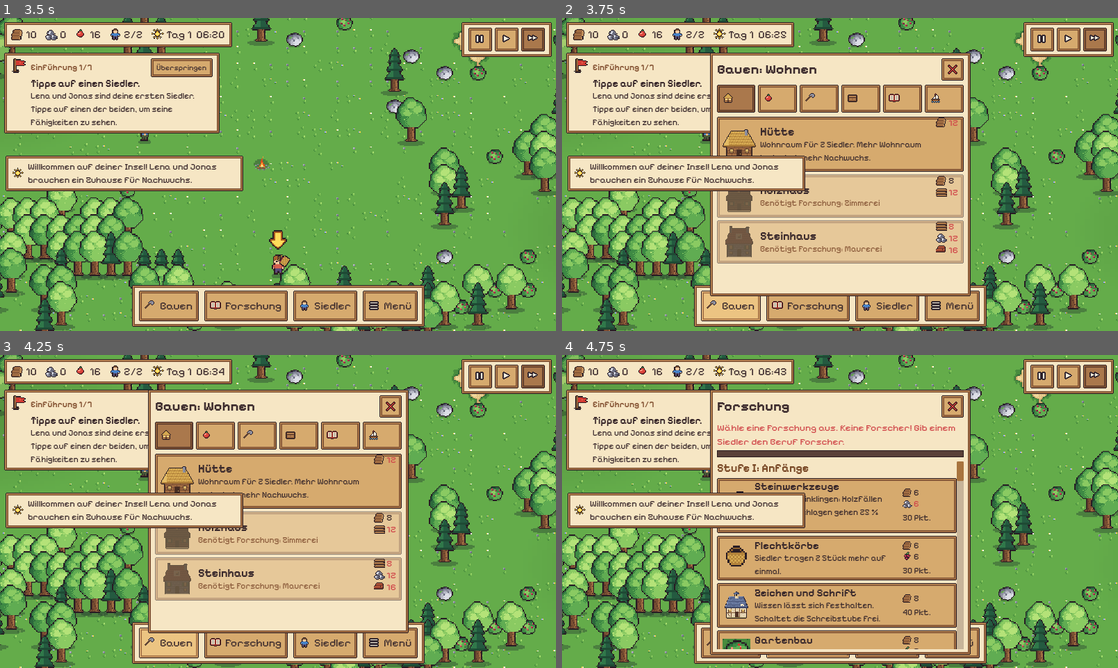
Above: before the commit, frames 1-4 (two rows, left to right).
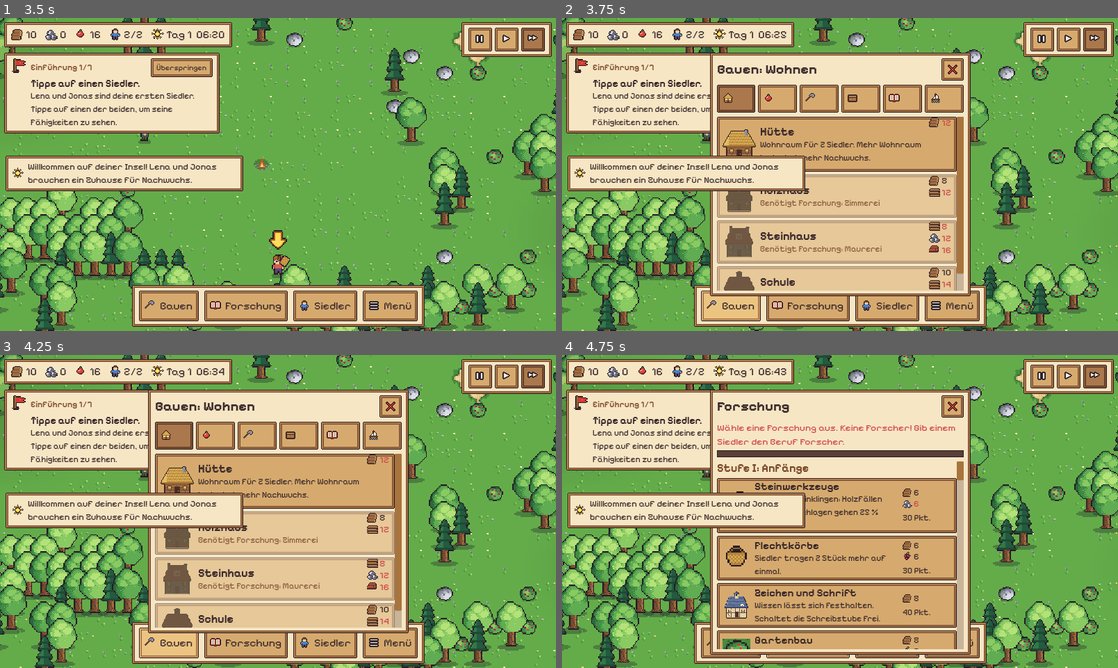
Above: after the commit, the same moments.

Repository: roderichpralle-a11y/New_World
Game: Godot game, scene res://scenes/main.tscn
Two runs of this game, one before a commit and one after it. Both use one fixed random seed, a clock stepped at 60 frames per second and the inputs below.
Inputs (mouse positions are in pixels of both pictures, inside the frame that each line leads up to):
- Up to frame 1 (3.5 s): click "Spiel starten" at 0.5 s; click (478, 39) at 1.27 s; click (505, 39) at 2.02 s; click (533, 39) at 2.77 s
- Up to frame 2 (3.75 s): click "Bauen" at 3.5 s
- Up to frame 3 (4.25 s): no input
- Up to frame 4 (4.75 s): click "Forschung" at 4.25 s

Frame 1 is identical in both runs. In frame 2, 4.7% of the frame differs, in the area x 27-73%, y 31-88%; in frame 3, 4.7%; in frame 4, less than 0.1%.

Commit message:
Bessere Häuser bringen mehr Kinder, Schule lässt Kinder schneller wachsen, Nacht 5x so schnell
Holzhaus +40 %, Steinhaus +80 % Geburtenchance für Mütter, die dort wohnen;
Siedler ziehen in bessere Häuser um. Neue Forschung Unterricht (Stufe III)
schaltet die Schule frei: bis zu 8 Kinder werden doppelt so schnell erwachsen.

Co-Authored-By: Claude Opus 5.5 (1M context) <noreply@anthropic.com>
Claude-Session: https://claude.ai/code/session_019K2LPD82GyqEWfk3jiWat1

Diff:
--- a/data/balance.json
+++ b/data/balance.json
@@ -1,6 +1,6 @@
 {
   "day_length": 240.0,
-  "night_speedup": 2.0,
+  "night_speedup": 5.0,
   "night_start": 0.84,
   "night_end": 0.18,
   "hunger_per_day": 60.0,
--- a/data/buildings.json
+++ b/data/buildings.json
@@ -1,8 +1,8 @@
 {
   "lagerfeuer": {"name": "Lagerfeuer", "desc": "Herz der Siedlung. Hier wird gelagert, gegessen und gewärmt. Forscher d …(228 unchanged characters)…
   "huette": {"name": "Hütte", "desc": "Wohnraum für 2 Siedler. Mehr Wohnraum bedeutet mehr Nachwuchs.", "size": [3, 2], "sprite": "hut", "buildable": true, "category": "wohnen", "housing": 2, "work": 18, "cost": {"holz": 12}, "light": true, "upgrade": "holzhaus"},
-  "holzhaus": {"name": "Holzhaus", "desc": "Ein solides Haus aus Brettern für 4 Siedler. Hütten lassen sich dazu ausbauen.", "size": [3, 2], "sprite": "house_wood" …(168 unchanged characters)…
-  "steinhaus": {"name": "Steinhaus", "desc": "Ein großes Haus mit Ziegeldach für 6 Siedler.", "size": [3, 2], "sprite": "house_stone …(160 unchanged characters)…
+  "holzhaus": {"name": "Holzhaus", "desc": "Ein solides Haus aus Brettern für 4 Siedler. Wer hier wohnt, bekommt 40 % öfter Kinder. Hütten lassen sich dazu ausbauen.", "birth_bonus": 1.4, "size": [3, 2], "sprite": "house_wood" …(168 unchanged characters)…
+  "steinhaus": {"name": "Steinhaus", "desc": "Ein großes Haus mit Ziegeldach für 6 Siedler. Wer hier wohnt, bekommt 80 % öfter Kinder.", "birth_bonus": 1.8, "size": [3, 2], "sprite": "house_stone …(160 unchanged characters)…
   "lager": {"name": "Lagerhaus", "desc": "Mehr Platz für Vorräte und ein zweiter Ablageplatz.", "size": [3, 2], "sprite": "storehouse", "buildable": true, "category": "lager", "storage": 80, "work": 26, "cost": {"holz": 16, "stein": 8}},
   "grosslager": {"name": "Großes Lager", "desc": "Ein steinerner Speicher mit viel Platz für alle Waren.", "size": [4, 2], "sprite": "store_big", "buildable": true, "category": "lager", "requires": "maurerei", "storage": 200, "work": 40, "cost": {"bretter": 16, "stein": 10, "ziegel": 14}},
   "feld": {"name": "Getreidefeld", "desc": "Ein Bauer sät und erntet hier regelmäßig Getreide.", "size": [2, 2], "sprit …(283 unchanged characters)…
@@ -24,5 +24,6 @@
   "werft": {"name": "Werft", "desc": "Am Ufer zimmern Handwerker hier Boote. Boote erkunden das Meer und bringen Siedle …(402 unchanged characters)…
   "wachturm": {"name": "Wachturm", "desc": "Ein Bogenschütze hält Wache und schießt auf wilde Tiere in der Nähe. Siedle …(263 unchanged characters)…
   "leuchtturm": {"name": "Leuchtturm", "desc": "Sein Feuer führt die Boote: Erkundungen dauern nur halb so lange und al …(273 unchanged characters)…
-  "denkmal": {"name": "Denkmal", "desc": "Ein goldenes Denkm …(278 unchanged characters)… }, "effects": {"birth": 0.5, "life": 6}}
+  "denkmal": {"name": "Denkmal", "desc": "Ein goldenes Denkm …(278 unchanged characters)… }, "effects": {"birth": 0.5, "life": 6}},
+  "schule": {"name": "Schule", "desc": "Hier lernen die Kinder der Insel lesen und rechnen. Bis zu 8 Schulkinder werden doppelt so schnell erwachsen.", "size": [3, 2], "sprite": "school", "buildable": true, "category": "wohnen", "requires": "unterricht", "work": 32, "cost": {"holz": 10, "bretter": 14, "stein": 8}, "light": true, "school": {"growth": 2.0, "slots": 8}}
 }
--- a/data/goals.json
+++ b/data/goals.json
@@ -31,7 +31,7 @@
     {"id": "m_steinhaus", "text": "Baue ein Steinhaus.", "check": {"type": "building", "what": "steinhaus", "n": 1}, "reward": {"ziegel": 15}},
     {"id": "m_gold", "text": "Sammle 10 Gold.", "hint": "Gold gibt es in den Adern der Felseninseln.", "check": {"type": "stock", "what": "gold", "n": 10}, "reward": {"werkzeug": 4}},
     {"id": "m_settle3", "text": "Lebe auf 3 Inseln zugleich.", "check": {"type": "islands_settled", "n": 3}, "reward": {"boot": 1, "eisen": 8}},
-    {"id": "m_alltech", "text": "Erforsche den ganzen Baum.", "check": {"type": "techs", "n": 33}, "reward": {"gold": 6}},
+    {"id": "m_alltech", "text": "Erforsche den ganzen Baum.", "check": {"type": "techs", "n": 34}, "reward": {"gold": 6}},
     {"id": "m_denkmal", "text": "Errichte das goldene Denkmal.", "hint": "Das Denkmal krönt das Goldene Zeitalter: mehr Kinder und ein längeres Leben.", "check": {"type": "building", "what": "denkmal", "n": 1}, "reward": {"brot": 20, "fleisch": 10}},
     {"id": "m_pop40", "text": "Wachse auf 40 Siedler.", "check": {"type": "pop", "n": 40}, "reward": {"werkzeug": 6, "eisen": 6}}
   ]
--- a/data/techs.json
+++ b/data/techs.json
@@ -17,6 +17,7 @@
   "bewaesserung": {"name": "Bewässerung", "tier": 3, "icon": "wasser", "desc": "Gräben und Krüge: Felder und Gärten wachsen 30 % schneller.", "requires": ["gartenbau", "toepferei"], "cost": {"ziegel": 6, "holz": 10}, "points": 260, "effects": {"farm_speed": 0.3}},
   "koehlerei": {"name": "Köhlerei", "tier": 3, "desc": "Schaltet die Köhlerei frei, die Holzkohle für Metall liefert.", "requires": ["toepferei"], "cost": {"lehm": 8, "holz": 12}, "points": 240, "effects": {}},
   "heilkunde": {"name": "Heilkunde", "tier": 3, "icon": "herz", "desc": "Kräuter und Pflege: Siedler leben 8 Tage länger und werden doppelt so schnell gesund.", "requires": ["schrift", "gartenbau"], "cost": {"beeren": 12, "aepfel": 8}, "points": 300, "effects": {"life": 8, "heal": 1.0}},
+  "unterricht": {"name": "Unterricht", "tier": 3, "desc": "Lesen, Schreiben, Rechnen: Schaltet die Schule frei, in der Kinder doppelt so schnell erwachsen werden.", "requires": ["schrift", "zimmerei"], "cost": {"bretter": 10, "beeren": 10}, "points": 260, "effects": {}},
   "handkarren": {"name": "Handkarren", "tier": 4, "icon": "karren", "desc": "Siedler tragen 3 Stück mehr und laufen 15 % schneller.", "requires": ["zimmerei", "steinbruch"], "cost": {"bretter": 16, "stein": 8}, "points": 450, "effects": {"carry": 3, "walk": 0.15}},
   "bergbau": {"name": "Bergbau", "tier": 4, "desc": "Schaltet die Erzmine frei.", "requires": ["steinbruch", "koehlerei"], "cost": {"bretter": 12, "kohle": 6}, "points": 500, "effects": {}},
   "gelehrsamkeit": {"name": "Gelehrsamkeit", "tier": 4, "desc": "Schaltet die Bibliothek frei. Alle Forscher arbeiten 20 % schneller.", "requires": ["maurerei", "schrift"], "cost": {"ziegel": 12, "bretter": 10}, "points": 550, "effects": {"research": 0.2}},
--- a/scripts/autoload/data.gd
+++ b/scripts/autoload/data.gd
@@ -48,6 +48,7 @@
 	"claypit": [11, 1], "brickworks": [12, 1], "quarry": [13, 1], "charcoal": [14, 1],
 	"mine": [15, 1], "smelter": [16, 1], "smithy": [17, 1], "scriptorium": [18, 1],
 	"library": [19, 1], "shipyard": [20, 1], "tower": [21, 1], "lighthouse": [22, 2], "monument": [24, 1],
+	"school": [25, 1],
 }
 ## Etappe 3 in objects2.png: name -> [x, y, w, h, frames]
 const OBJECT2_REGIONS := {
--- a/scripts/autoload/game.gd
+++ b/scripts/autoload/game.gd
@@ -255,21 +255,31 @@
 		return
 	if couples.is_empty():
 		return
+	var pair: Array = couples[_rng.randi() % couples.size()]
+	var mother = pair[0]
+	var father = pair[1]
 	var chance := float(Data.bal("birth_chance"))
 	# Abwechslungsreiche Kost macht Lust auf Familie
 	if food_variety() >= int(Data.bal("variety_min", 3)):
 		chance *= float(Data.bal("variety_birth_bonus", 1.0))
 	chance *= eff("birth")
+	# In besseren Haeusern kommen mehr Kinder zur Welt
+	chance *= home_birth_bonus(w, mother)
 	if _rng.randf() > chance:
 		return
-	var pair: Array = couples[_rng.randi() % couples.size()]
-	var mother = pair[0]
-	var father = pair[1]
 	mother.birth_cooldown_until = time_days + float(Data.bal("birth_cooldown"))
 	var child = w.spawn_child(mother, father)
 	stats.births += 1
 	Sound.play_on("geburt", w)
 	notify_at(w, "%s ist geboren! Eltern: %s und %s." % [child.display_name, mother.display_name, father.display_name], "herz")
+
+
+## Geburtenfaktor des Hauses, in dem die Mutter wohnt (Hütte 1, Holzhaus 1.4, Steinhaus 1.8).
+func home_birth_bonus(w, mother) -> float:
+	var home = w.building_by_id(mother.home_id)
+	if home and home.complete:
+		return float(home.def.get("birth_bonus", 1.0))
+	return 1.0
 
 
 ## Ohne passendes Paar wird gelegentlich ein Schiffbrüchiger angespült.
--- a/scripts/entities/settler.gd
+++ b/scripts/entities/settler.gd
@@ -240,7 +240,12 @@
 	elif hunger > 30.0:
 		health = min(100.0, health + float(Data.bal("heal_per_day")) * Game.eff("heal") * days)
 	var was_adult := is_adult()
-	age += days
+	var grow := 1.0
+	if not was_adult:
+		var sc = world.school_of(self)
+		if sc:
+			grow = float(sc.def.school.get("growth", 1.0))
+	age += days * grow
 	if not was_adult and is_adult():
 		job = "frei"
 		Game.notify("%s ist erwachsen und kann jetzt arbeiten." % display_name, "person")
@@ -274,7 +279,11 @@
 		return
 	# 4. Kinder spielen
 	if not is_adult():
-		_plan_wander(5, "Spielt")
+		var sc = world.school_of(self)
+		if sc:
+			_plan_wander(3, "Lernt in der Schule", sc.entrance_cell())
+		else:
+			_plan_wander(5, "Spielt")
 		return
 	# 5. Arbeit
 	if _plan_work():
@@ -424,10 +433,12 @@
 	_zzz.visible = false
 
 
-func _plan_wander(radius: int, text: String) -> void:
+func _plan_wander(radius: int, text: String, at = null) -> void:
 	var anchor: Vector2i = cell
 	var st = world.nearest_storage(cell)
-	if st:
+	if at != null:
+		anchor = at
+	elif st:
 		anchor = st.cell
 	for i in 6:
 		var c := anchor + Vector2i(_rng.randi_range(-radius, radius), _rng.randi_range(-radius, radius))
--- a/scripts/main.gd
+++ b/scripts/main.gd
@@ -63,6 +63,8 @@
 		world.settlers[0].set_job("forscher")
 	if args.has("seatest"):
 		_autotest_sea()
+	if args.has("schooltest"):
+		_autotest_school()
 	if args.has("upgrade"):
 		for b in world.buildings.duplicate():
 			if b.type == "huette":
@@ -254,6 +256,34 @@
 	return true
 
 
+## Steinhaus und Schule fertig hinstellen, viel Essen: Geburten und Schulkinder beobachten.
+func _autotest_school() -> void:
+	for t in Data.techs:
+		Game.research.done.append(t)
+	Game._recompute_effects()
+	var c := world.center
+	for type in ["steinhaus", "schule", "grosslager"]:
+		var done := false
+		for rad in range(4, 20):
+			for dy in range(-rad, rad + 1):
+				for dx in range(-rad, rad + 1):
+					var cc := c + Vector2i(dx, dy)
+					if not done and world.can_place(type, cc) and _roomy(type, cc):
+						world.place_building(type, cc, true)
+						done = true
+		print("platziert ", type, " ", done)
+	for id in ["beeren", "fisch", "brot", "aepfel", "holz"]:
+		Game.stock[id] = 150
+	world.assign_homes()
+	for s in world.settlers:
+		var h = world.building_by_id(s.home_id)
+		print("   %s wohnt in %s" % [s.display_name, h.type if h else "-"])
+	Game.day_started.connect(func(d):
+		var kids := world.settlers.filter(func(s): return not s.is_adult())
+		print("   Tag %d: Geburten %d, Kinder %s" % [d, Game.stats.births,
+			kids.map(func(k): return "%s %.2f %s" % [k.display_name, k.age, "Schule" if world.school_of(k) else "-"])]))
+
+
 func _autotest_prod() -> void:
 	for t in Data.techs:
 		if not Data.techs[t].get("soon", false):
--- a/scripts/ui/hud.gd
+++ b/scripts/ui/hud.gd
@@ -801,7 +801,7 @@
 Siedler essen am Lagerfeuer. Ohne Nahrung werden sie schwach und verhungern. Beeren wachsen nach, Fische auch, und Getreidefelder bringen viel Ertrag.
 
 [b]Nachwuchs[/b]
-Kinder kommen nur zur Welt, wenn es freie Wohnplätze in Hütten gibt und genug Nahrung im Lager ist. Kinder werden nach 3 Tagen erwachsen. Niemand lebt ewig, also sorge rechtzeitig für Nachwuchs.
+Kinder kommen nur zur Welt, wenn es freie Wohnplätze in Hütten gibt und genug Nahrung im Lager ist. In Holzhäusern kommen 40 % öfter Kinder zur Welt, in Steinhäusern 80 %. Kinder werden nach 3 Tagen erwachsen, mit einer Schule (Forschung Unterricht) doppelt so schnell. Niemand lebt ewig, also sorge rechtzeitig für Nachwuchs.
 
 [b]Bauen[/b]
 Wähle ein Gebäude und einen Bauplatz. Baumeister und freie Siedler bringen das Material und bauen es auf. Hütten und Holzhäuser lassen sich später im Infofenster ausbauen.
@@ -1028,10 +1028,21 @@
 		if b.housing() > 0:
 			var names := b.residents().map(func(s): return s.display_name)
 			_info_box.add_child(UiTheme.label("Bewohner: %d / %d" % [names.size(), b.housing()], 14))
+			var bb := float(b.def.get("birth_bonus", 1.0))
+			if bb > 1.0:
+				_info_box.add_child(UiTheme.label("Kinder: %d %% öfter als in der Hütte" % roundi((bb - 1.0) * 100.0), 13, UiTheme.GOOD))
 			if not names.is_empty():
 				var l := UiTheme.label(", ".join(names), 13)
 				l.autowrap_mode = TextServer.AUTOWRAP_WORD_SMART
 				_info_box.add_child(l)
+		if b.def.has("school"):
+			var sl := UiTheme.label("", 14)
+			_info_box.add_child(sl)
+			var upd := func():
+				var n := world.settlers.filter(func(s): return not s.is_adult() and world.school_of(s) == b).size()
+				sl.text = "Schulkinder: %d / %d" % [n, int(b.def.school.get("slots", 8))]
+			upd.call()
+			_updaters.append(upd)
 		if b.def.get("storage", 0) > 0:
 			_info_box.add_child(UiTheme.label("Lagerplatz: +%d je Sorte" % int(b.def.storage), 14))
 		if b.is_ground() and b.def.has("farm"):
@@ -1160,6 +1171,8 @@
 		h.add_child(UiTheme.label(str(int(td.cost[res])), 13, UiTheme.TEXT if Game.amount(res) >= int(td.cost[res]) else UiTheme.BAD))
 	_info_box.add_child(h)
 	_info_box.add_child(UiTheme.label("Platz für %d statt %d Siedler." % [int(td.get("housing", 0)), int(b.def.get("housing", 0))], 12))
+	if float(td.get("birth_bonus", 1.0)) > float(b.def.get("birth_bonus", 1.0)):
+		_info_box.add_child(UiTheme.label("Dort kommen mehr Kinder zur Welt.", 12, UiTheme.GOOD))
 
 
 func _info_node(n: ResNode) -> void:
--- a/scripts/world/world.gd
+++ b/scripts/world/world.gd
@@ -40,6 +40,8 @@
 var _clouds: Array = []
 var _rng := RandomNumberGenerator.new()
 var _den_t: float = 0.0
+var _school_frame: int = -1
+var _school_of: Dictionary = {}  # Kind-ID -> Schule
 
 
 func _ready() -> void:
@@ -585,9 +587,11 @@
 
 func assign_homes() -> void:
 	var free := {}
-	for b in buildings:
-		if b.housing() > 0:
-			free[b] = b.housing()
+	# Bessere Haeuser zuerst belegen: dort kommen mehr Kinder zur Welt
+	var homes := buildings.filter(func(b): return b.housing() > 0)
+	homes.sort_custom(func(a, b): return float(a.def.get("birth_bonus", 1.0)) > float(b.def.get("birth_bonus", 1.0)))
+	for b in homes:
+		free[b] = b.housing()
 	for s in settlers:
 		var h = building_by_id(s.home_id)
 		if h and free.has(h) and free[h] > 0:
@@ -602,6 +606,40 @@
 				free[b] -= 1
 				s.home_id = b.id
 				break
+	# Umzug in ein besseres Haus, wenn dort Platz ist (Erwachsene zuerst)
+	var movers := settlers.filter(func(s): return not s.sleeping and s.home_id != 0)
+	movers.sort_custom(func(a, b): return a.is_adult() and not b.is_adult())
+	for s in movers:
+		var cur = building_by_id(s.home_id)
+		var cur_bonus := float(cur.def.get("birth_bonus", 1.0))
+		for h in free:
+			if free[h] > 0 and float(h.def.get("birth_bonus", 1.0)) > cur_bonus:
+				free[h] -= 1
+				free[cur] += 1
+				s.home_id = h.id
+				break
+
+
+## Schule, die dieses Kind besucht (oder null). Jede fertige Schule nimmt `school.slots`
+## Kinder auf, die aeltesten zuerst.
+func school_of(child):
+	var f := Engine.get_process_frames()
+	if f != _school_frame:
+		_school_frame = f
+		_school_of.clear()
+		var kids := settlers.filter(func(s): return not s.is_adult())
+		kids.sort_custom(func(a, b): return a.age > b.age)
+		var i := 0
+		for b in buildings:
+			if not b.complete or not b.def.has("school"):
+				continue
+			for n in int(b.def.school.get("slots", 8)):
+				if i >= kids.size():
+					break
+				_school_of[kids[i].id] = b
+				i += 1
+	var sc = _school_of.get(child.id)
+	return sc if sc != null and is_instance_valid(sc) else null
 
 
 # ================================================================== Siedler
Binary file changed: assets/sprites/buildings.png
Not shown, changed: DESIGN.md
Not shown, changed: tools/gen_art.py
